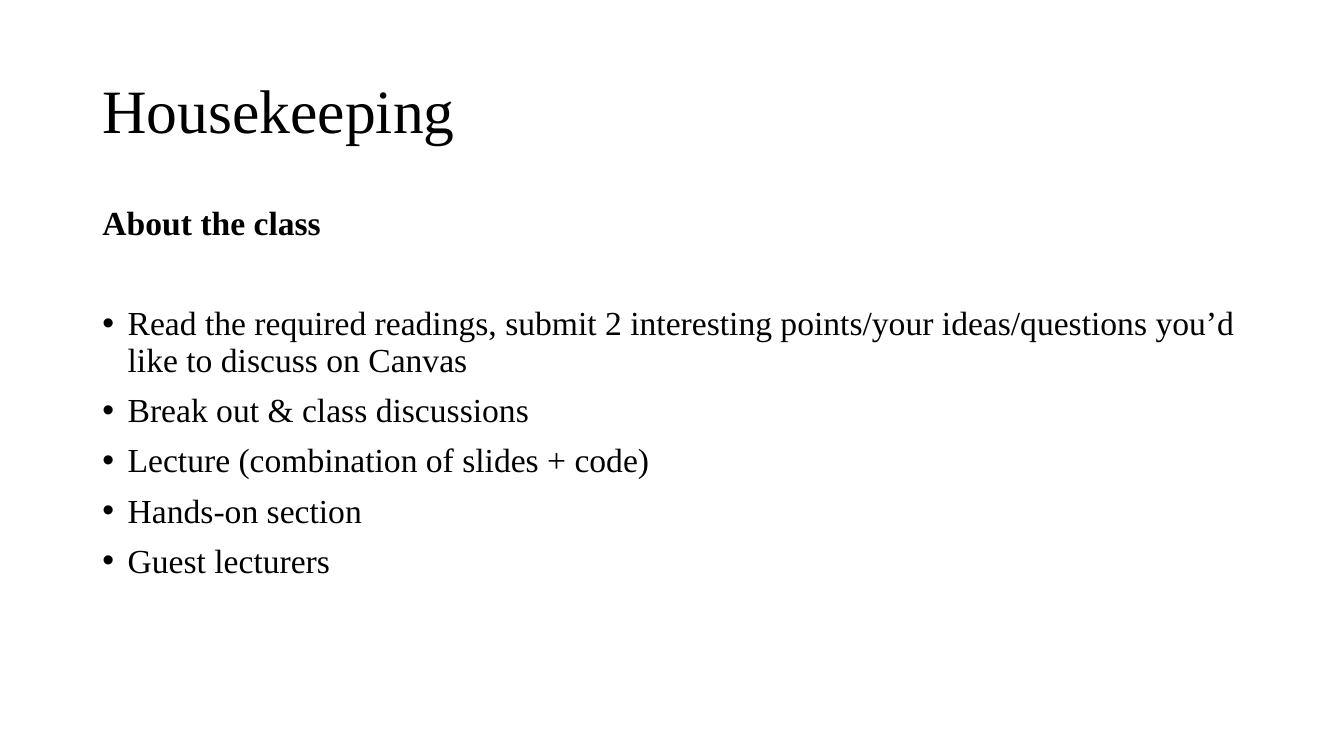
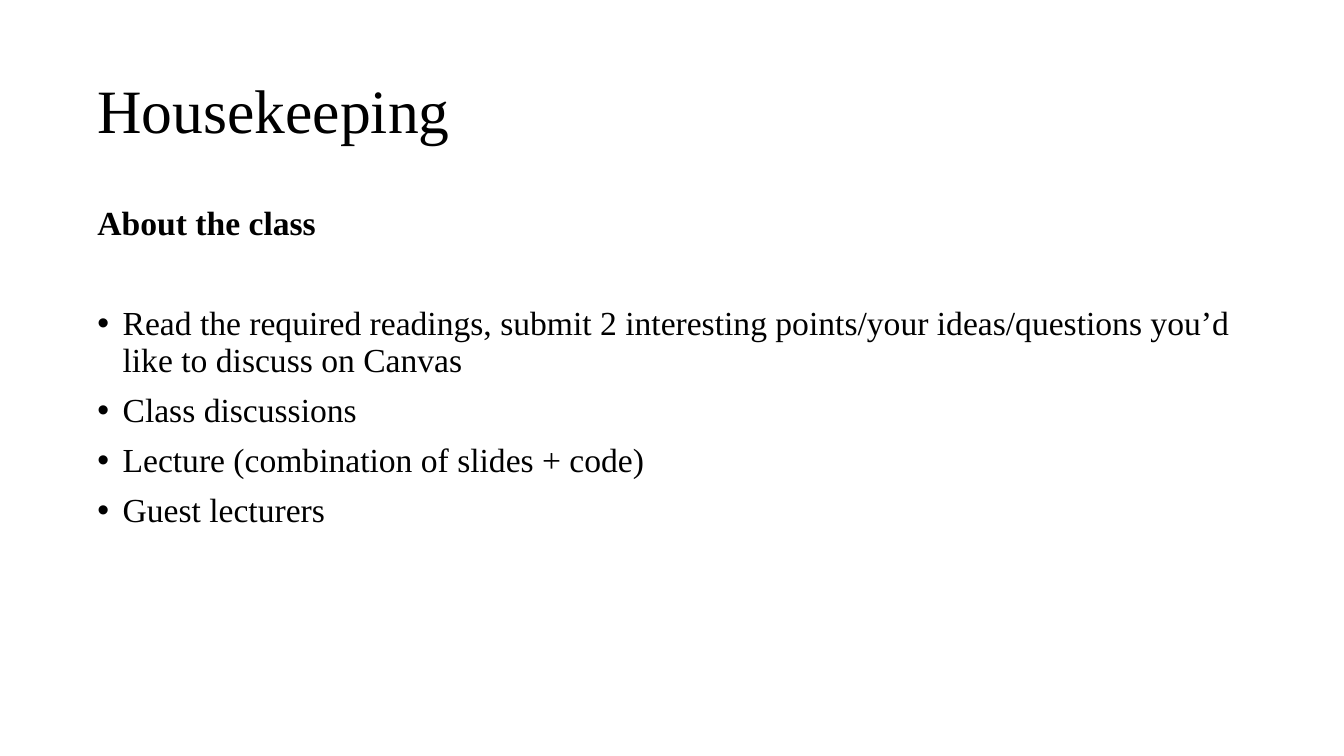
Before and after one commit to Amirosimani/Machine_Learning_Pratt, a slide deck: slide 3 of course slides/week_01.pptx. Drawn at 1344x756 pixels with LibreOffice and Linux fonts; fonts in the diff are those of the drawing. Boxes give left, top, right and bottom in pixels: in the first picture for what was removed or moved away, otherwise in the second. Text is boxed around its words. In the diff, an @@ line names an element or a change of style, - is before the commit and + after.

```diff
--- a/course slides/week_01.pptx
+++ b/course slides/week_01.pptx
@@ title "Housekeeping": place and size @@
-title "Housekeeping" at bbox=[102, 90, 454, 144]
+title "Housekeeping" at bbox=[97, 90, 449, 144]
@@ text at bbox=[123, 398, 357, 423]: text changed @@
-• Break out & class discussions
+• Class discussions
@@ text at bbox=[128, 499, 362, 524]: paragraph removed @@
-• Hands-on section
```
Also in this commit, not shown: 8 other slides changed, 2 other files.
